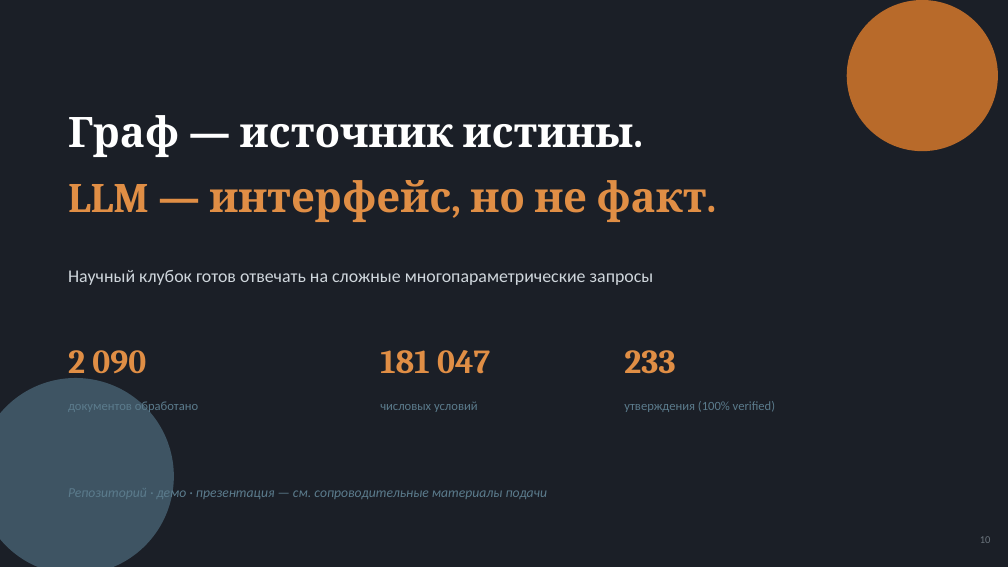
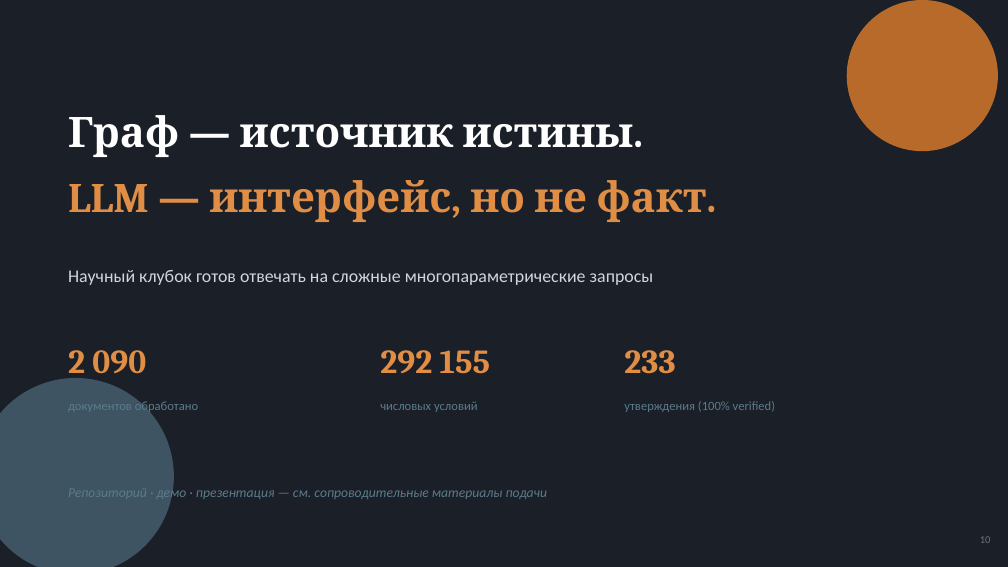
Before and after one commit to CatPawsCoder/Nornickel_aI_science_hack, a slide deck: slide 10 of presentation/nauchny-klubok.pptx. Drawn at 1008x567 pixels with LibreOffice and Linux fonts; fonts in the diff are those of the drawing. Boxes give left, top, right and bottom in pixels: in the first picture for what was removed or moved away, otherwise in the second. Text is boxed around its words. In the diff, an @@ line names an element or a change of style, - is before the commit and + after.

```diff
--- a/presentation/nauchny-klubok.pptx
+++ b/presentation/nauchny-klubok.pptx
@@ text at (380,350,490,374): text changed @@
-181 047
+292 155
```
Also in this commit, not shown: 1 other slide changed, 8 other files.
